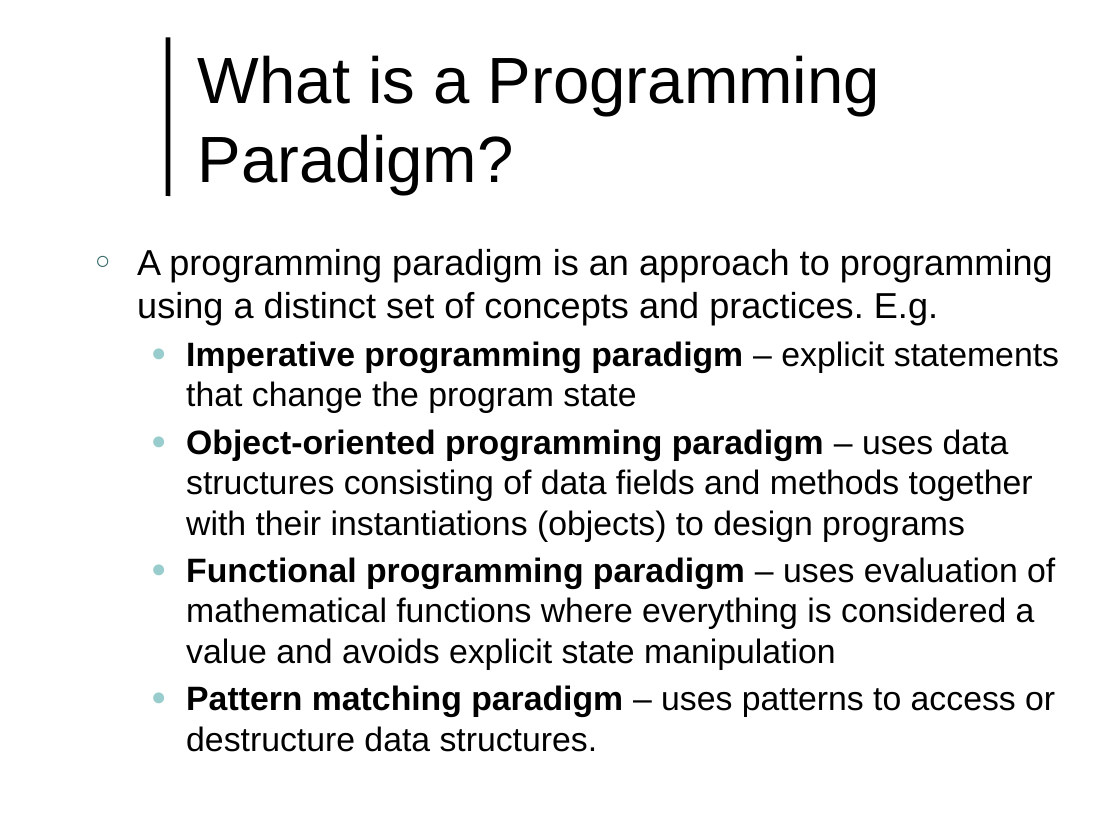
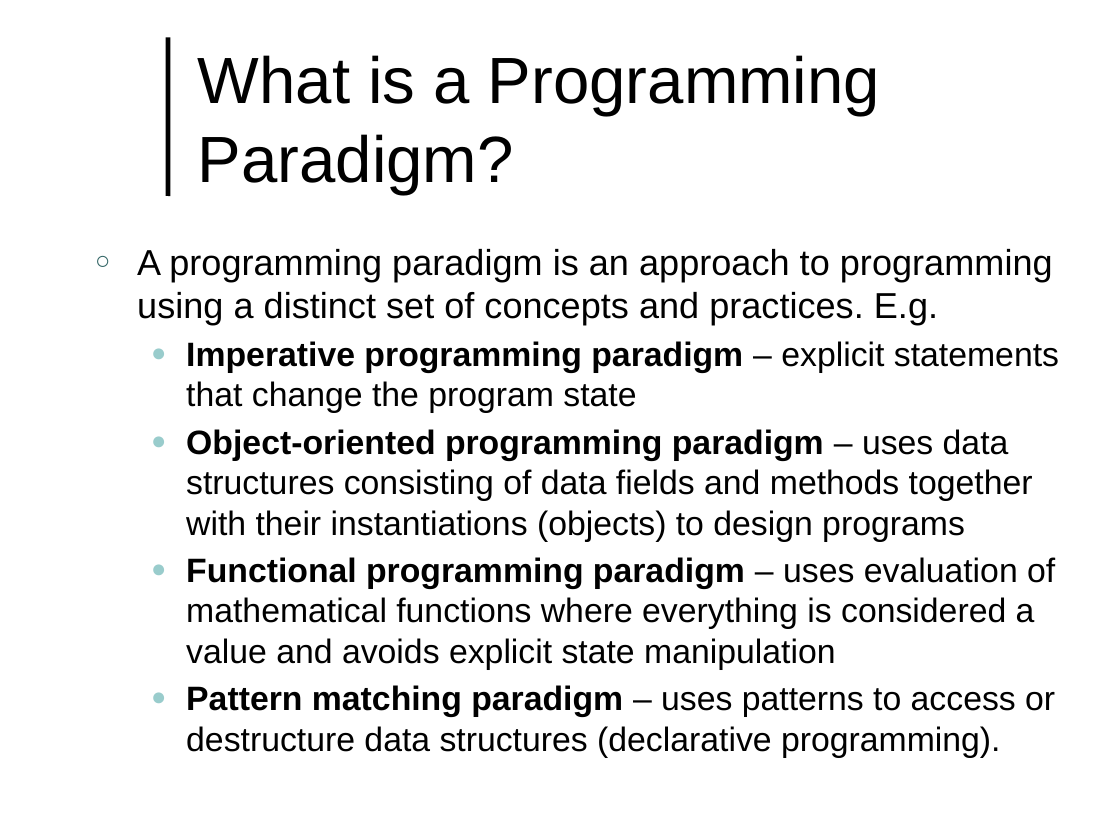
Before and after one commit to lutzhamel/CSC493, a slide deck: slide 3 of notes/csc493-ln001.pptx. Drawn at 1120x840 pixels with LibreOffice and Linux fonts; fonts in the diff are those of the drawing; background and template pictures are left out. Boxes give left, top, right and bottom in pixels: in the first picture for what was removed or moved away, otherwise in the second. Text is boxed around its words. In the diff, an @@ line names an element or a change of style, - is before the commit and + after.

```diff
--- a/notes/csc493-ln001.pptx
+++ b/notes/csc493-ln001.pptx
@@ text at (x1=186, y1=685, x2=1055, y2=758): text changed @@
-  ● Pattern matching paradigm – uses patterns to access or destructure data structures.
+  ● Pattern matching paradigm – uses patterns to access or destructure data structures (declarative programming).
```
Also in this commit, not shown: 1 other slide changed, 2 other files.
